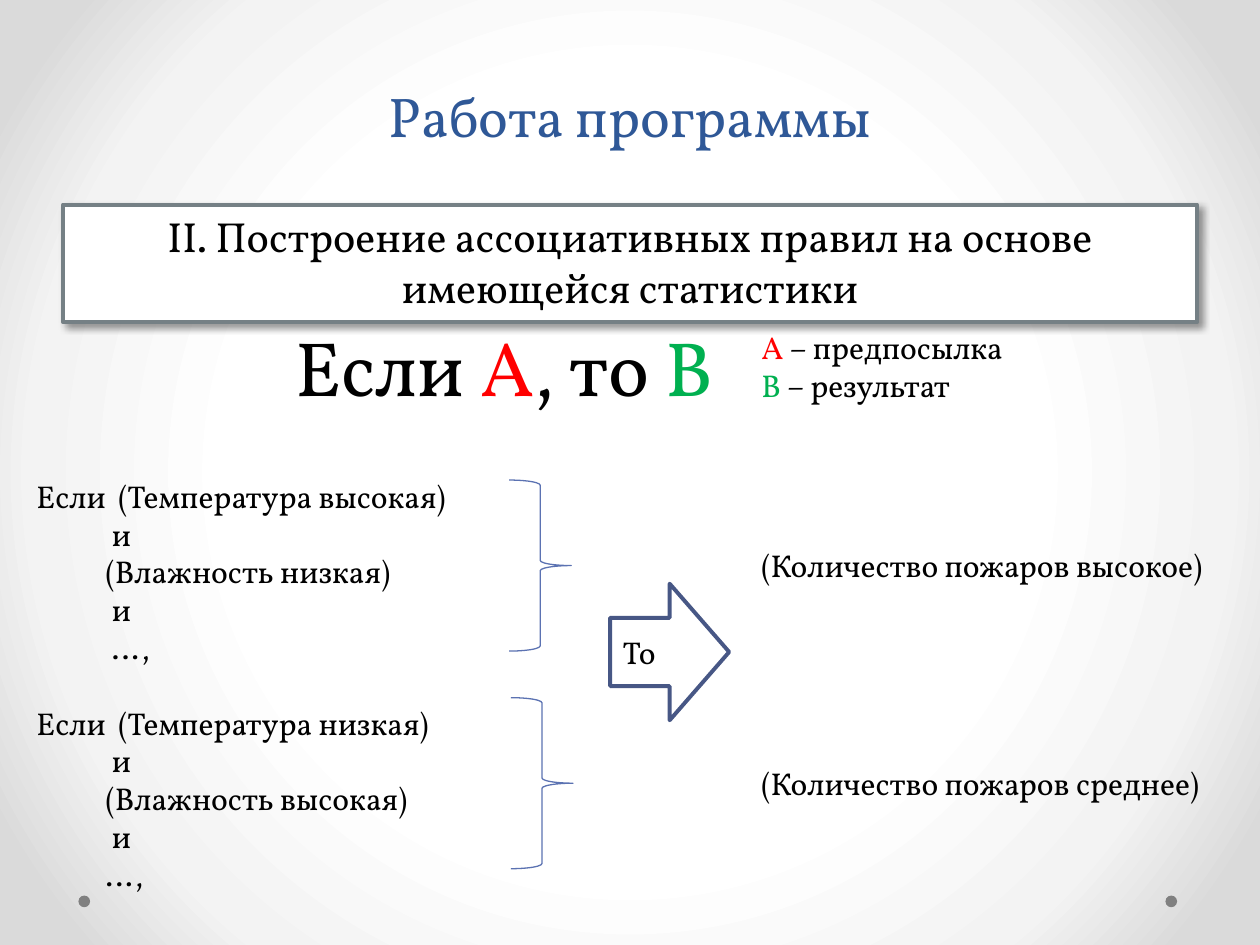
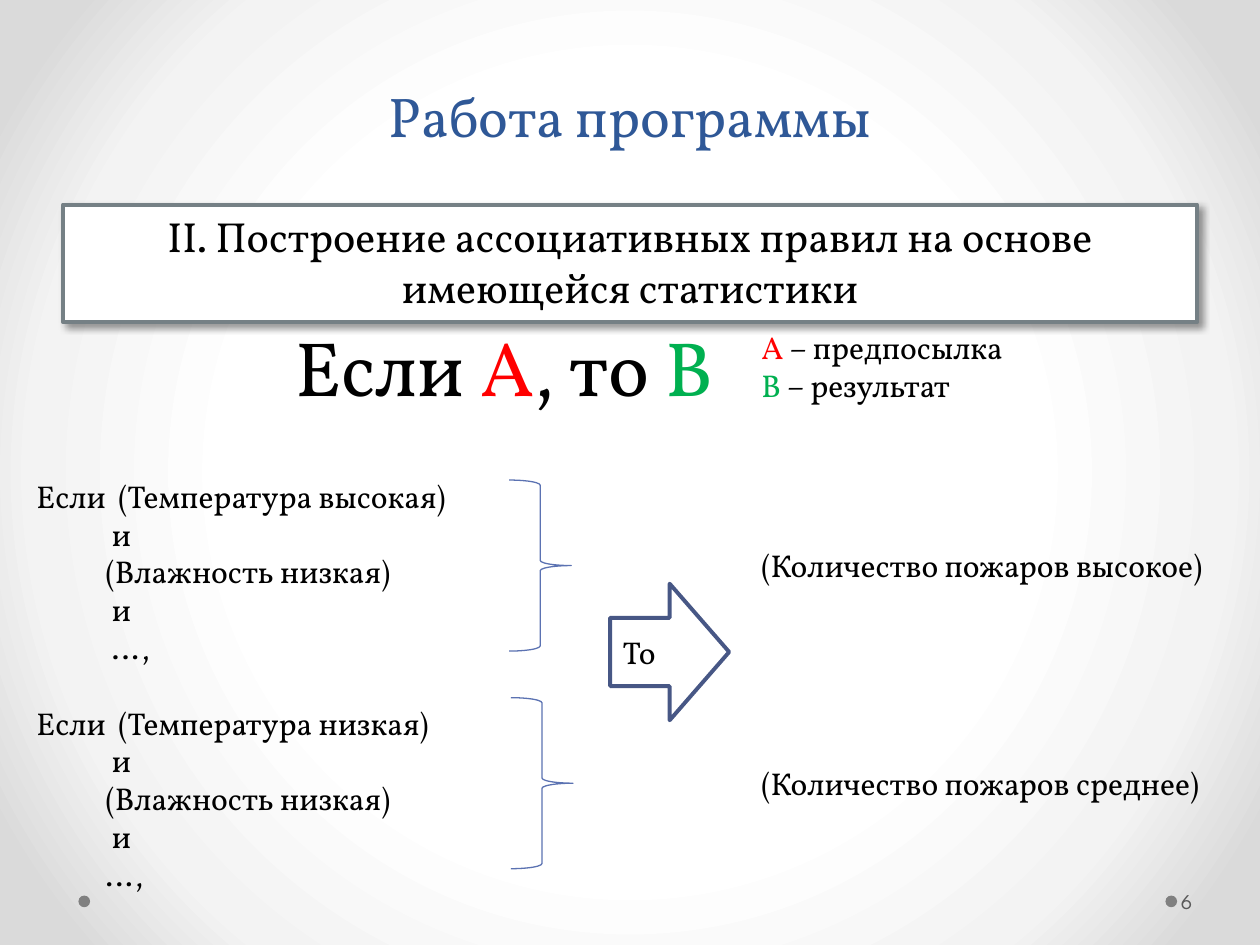
Before and after one commit to kmi9work/Fires, a slide deck: slide 6 of Apriori/my_tex/Поиск ассоциативных правил_Apriori.pptx. Drawn at 1260x945 pixels with LibreOffice and Linux fonts; fonts in the diff are those of the drawing. Boxes give left, top, right and bottom in pixels: in the first picture for what was removed or moved away, otherwise in the second. Text is boxed around its words. In the diff, an @@ line names an element or a change of style, - is before the commit and + after.

```diff
--- a/Apriori/my_tex/Поиск ассоциативных правил_Apriori.pptx
+++ b/Apriori/my_tex/Поиск ассоциативных правил_Apriori.pptx
@@ text at [106,786,390,819]: text changed @@
-(Влажность высокая)
+(Влажность низкая)
@@ page number added at [1181,895,1193,909], 12 pt, text #595959 @@
+6
```
Also in this commit, not shown: 10 other slides changed, 3 slides added, 1 slide removed, 5 other files.
